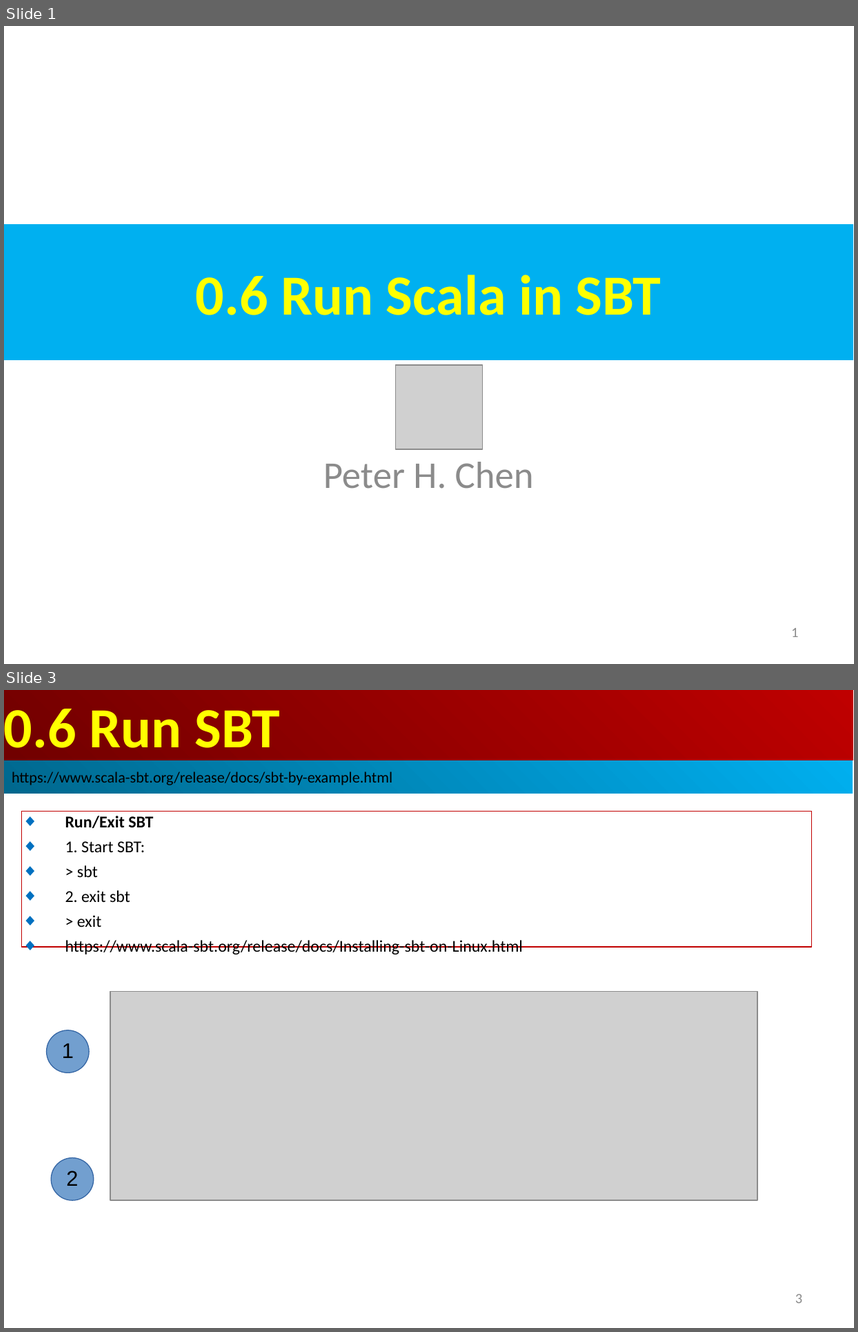
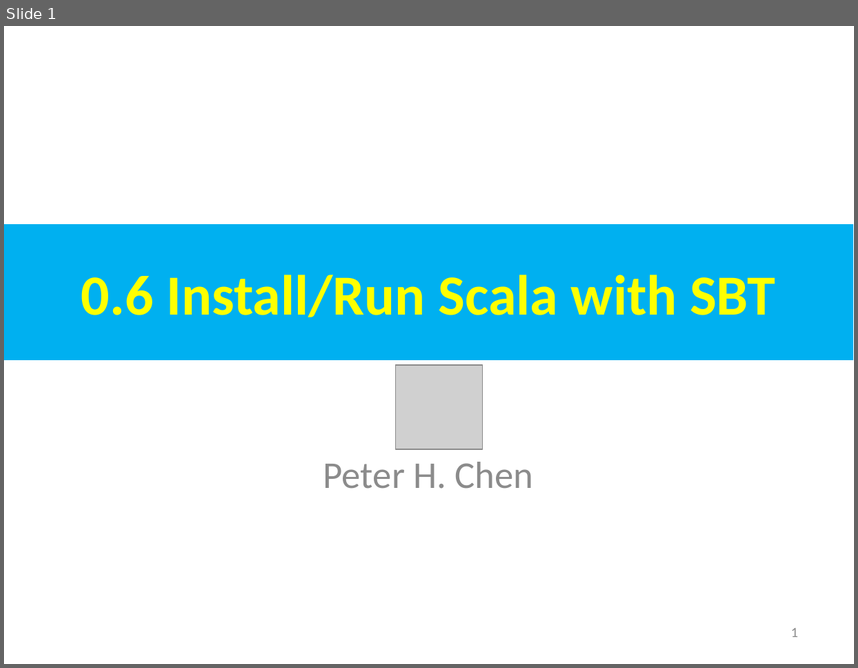
Before and after one commit to peterhchen/AIU_CS800_Chisel, a slide deck: 002_Tool/000_Video/000.06_Run_Scala_SBT.ppt. Shown one above the other, each under a label of ours: slides 1 and 3 before the commit, slide 1 after it; the slides between them are not shown. The pictures are 858x1332 and 858x668 pixels, drawn with LibreOffice and Linux fonts; fonts in the diff are those of the drawing; grey boxes stand for pictures. Boxes give left, top, right and bottom in pixels: in the first picture for what was removed or moved away, otherwise in the second. Text is boxed around its words. In the diff, an @@ line names an element or a change of style, - is before the commit and + after.

```diff
--- a/002_Tool/000_Video/000.06_Run_Scala_SBT.ppt
+++ b/002_Tool/000_Video/000.06_Run_Scala_SBT.ppt
@@ slide 3 removed at (4, 690, 854, 1328), background #FFFFFF @@
@@ rectangle removed at (4, 690, 853, 760) @@
-0.6 Run SBT
@@ rectangle removed at (4, 760, 853, 793) @@
-https://www.scala-sbt.org/release/docs/sbt-by-example.html
@@ rectangle removed at (22, 811, 811, 947) @@
-◆ Run/Exit SBT
-◆ 1. Start SBT:
-◆ > sbt
-◆ 2. exit sbt
-◆ > exit
-◆ https://www.scala-sbt.org/release/docs/Installing-sbt-on-Linux.html
@@ picture removed at (110, 991, 757, 1200) @@
@@ ellipse removed at (47, 1030, 89, 1072) @@
-1
@@ ellipse removed at (51, 1158, 93, 1200) @@
-2
@@ page number removed at (795, 1294, 802, 1303) @@
-3
@@ slide 1 changed as well @@
@@ text in rectangle at (81, 274, 775, 317): text changed @@
-0.6 Run Scala in SBT
+0.6 Install/Run Scala with SBT
```
Also in this commit, not shown: 1 other slide changed, 13 slides added, 2 other files.
